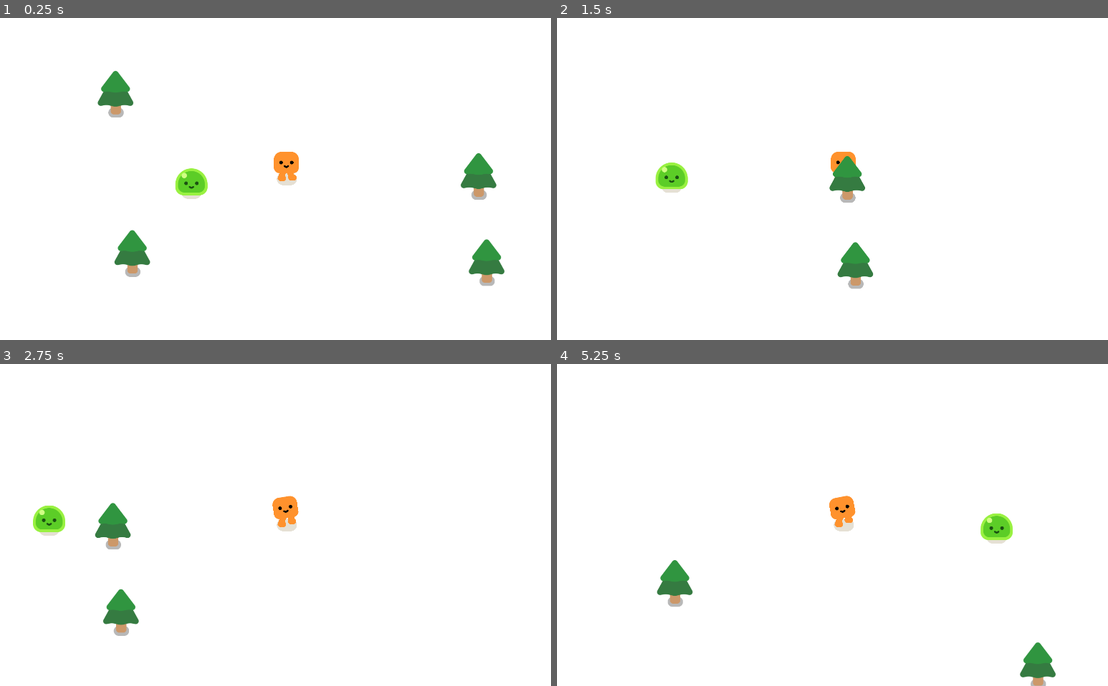
Above: before the commit, frames 1-4 (two rows, left to right).
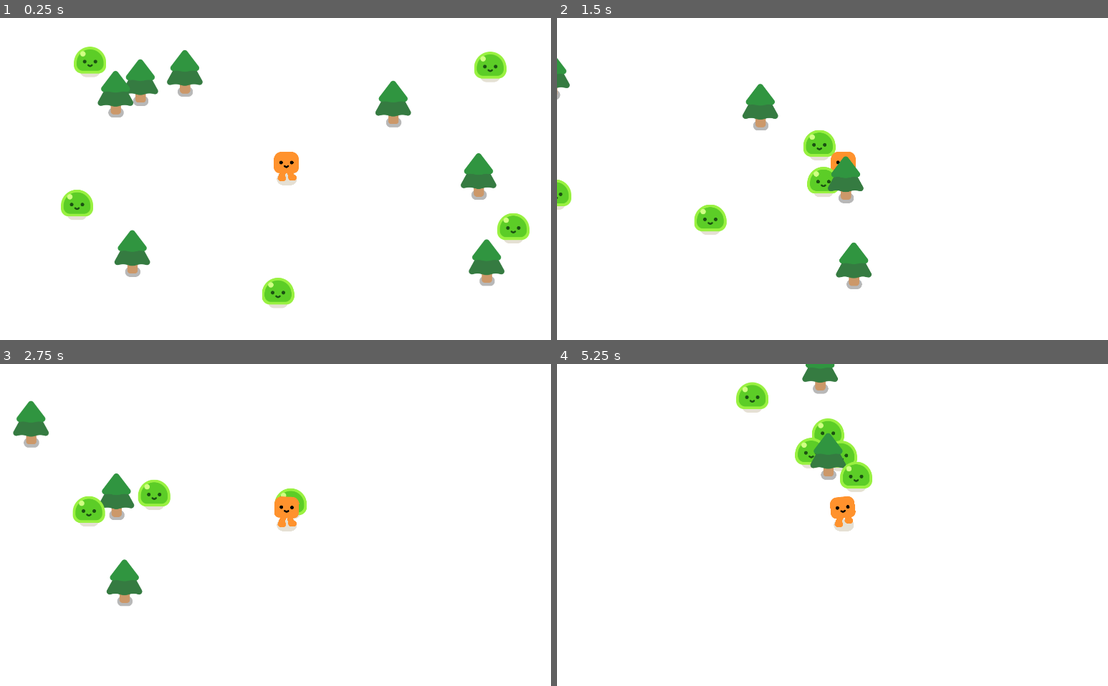
Above: after the commit, the same moments.

Repository: 444B/godot-vampire-game
Game: Godot game, scene res://game.tscn
Same seed, same stepped clock (60 frames per second), same inputs: the game is played once before the commit and once after it.
Inputs:
- Up to frame 1 (0.25 s): no input
- Up to frame 2 (1.5 s): hold D (move_right) 0.53-1.28 s; hold S (move_down) from 1.28 s (still down)
- Up to frame 3 (2.75 s): release S (move_down) at 2.03 s; hold D (move_right) from 2.03 s (still down)
- Up to frame 4 (5.25 s): release D (move_right) at 2.78 s; hold W (move_up) 2.78-3.53 s; hold A (move_left) 3.53-5.03 s; hold S (move_down) from 5.03 s (still down)

The runs differ from the first frame. In frame 1, 4.3% of the frame differs, in the area x 11-97%, y 8-90%; in frame 2, 2.9%; in frame 3, 4.2%; in frame 4, 4.2%.

Commit message:
Update game.tscn
add new mechanics

Diff:
--- a/game.tscn
+++ b/game.tscn
@@ -22,6 +22,15 @@
 [node name="Pinetree" parent="." instance=ExtResource("2_hao5w")]
 position = Vector2(349, 289)
 
+[node name="Pinetree5" parent="." instance=ExtResource("2_hao5w")]
+position = Vector2(432, 250)
+
+[node name="Pinetree7" parent="." instance=ExtResource("2_hao5w")]
+position = Vector2(581, 219)
+
+[node name="Pinetree8" parent="." instance=ExtResource("2_hao5w")]
+position = Vector2(1279, 322)
+
 [node name="Pinetree2" parent="." instance=ExtResource("2_hao5w")]
 position = Vector2(405, 823)
 
@@ -32,4 +41,16 @@
 position = Vector2(1592, 854)
 
 [node name="Mob" parent="." instance=ExtResource("3_3gpoq")]
-position = Vector2(528, 568)
+position = Vector2(145, 641)
+
+[node name="Mob2" parent="." instance=ExtResource("3_3gpoq")]
+position = Vector2(887, 999)
+
+[node name="Mob3" parent="." instance=ExtResource("3_3gpoq")]
+position = Vector2(1753, 726)
+
+[node name="Mob4" parent="." instance=ExtResource("3_3gpoq")]
+position = Vector2(1670, 132)
+
+[node name="Mob5" parent="." instance=ExtResource("3_3gpoq")]
+position = Vector2(197, 113)
